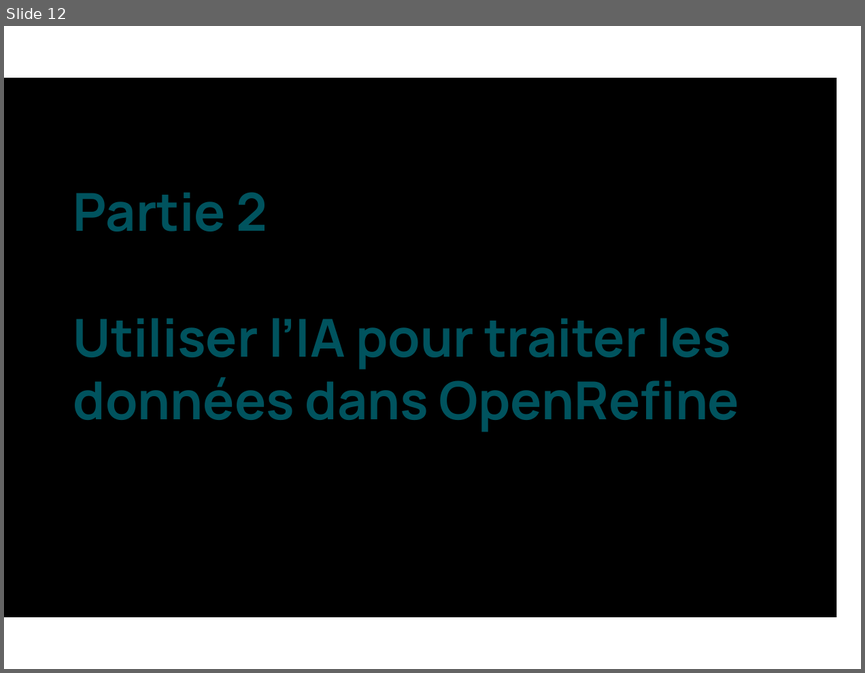
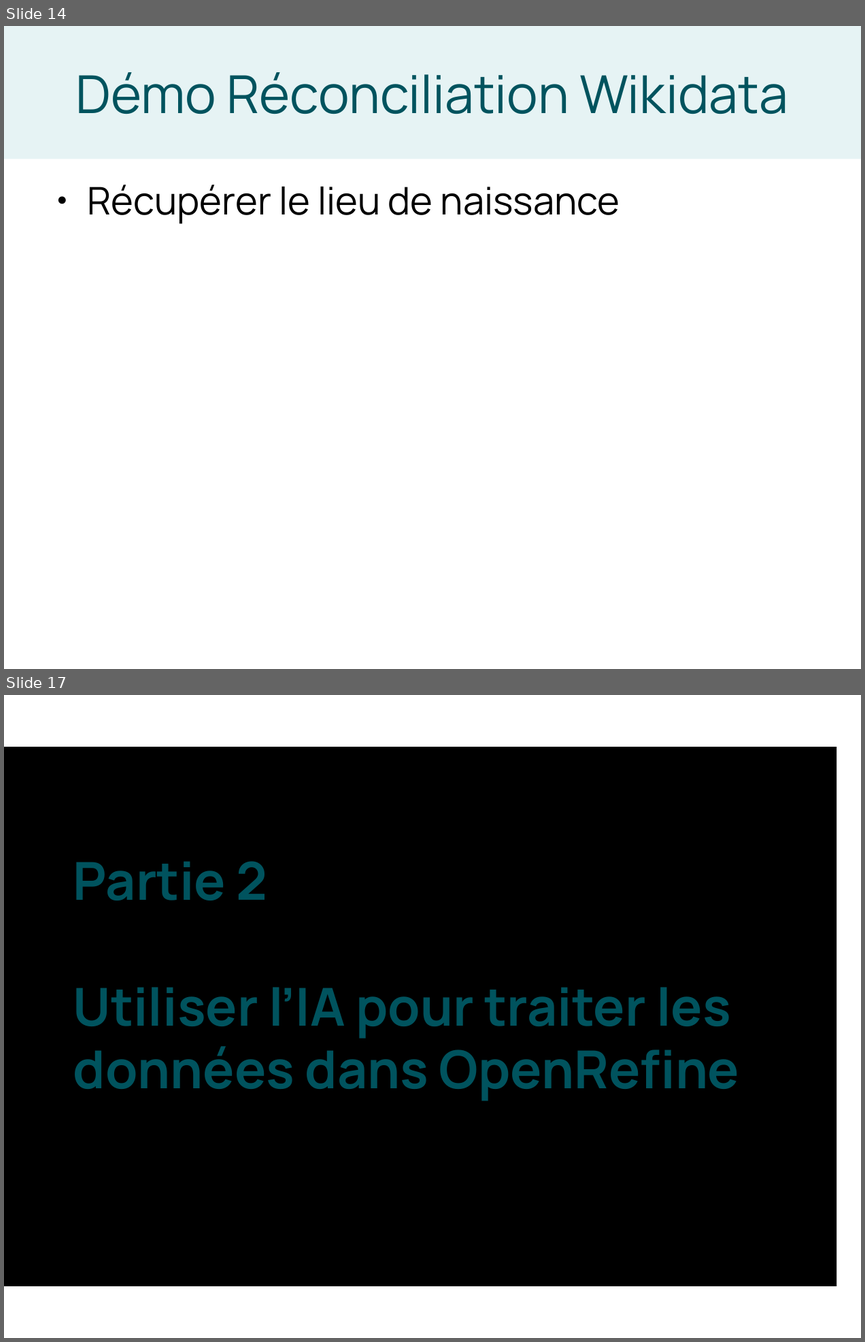
Before and after one commit to liowalter/open-refine-libreabc2025, a slide deck: presentation/openrefine-libreABC2025.odp. Shown one above the other, each under a label of ours: slide 12 before the commit, slides 14 and 17 after it; the slides between them are not shown. The pictures are 865x673 and 865x1342 pixels, drawn with LibreOffice and Linux fonts; fonts in the diff are those of the drawing. Boxes give left, top, right and bottom in pixels: in the first picture for what was removed or moved away, otherwise in the second. Text is boxed around its words. In the diff, an @@ line names an element or a change of style, - is before the commit and + after.

```diff
--- a/presentation/openrefine-libreABC2025.odp
+++ b/presentation/openrefine-libreABC2025.odp
@@ slide 14 added at (x1=4, y1=26, x2=861, y2=669), background #FFFFFF @@
@@ title added at (x1=4, y1=26, x2=861, y2=159), fill #E6F3F4, 44 pt, text #00535E @@
+Démo Réconciliation Wikidata
@@ text added at (x1=88, y1=184, x2=619, y2=224), 32 pt, text #000000 @@
+● Récupérer le lieu de naissance
@@ what was slide 12 is now slide 17 @@
```
Also in this commit, not shown: 4 slides changed, 4 other slides added, 1 other file.
